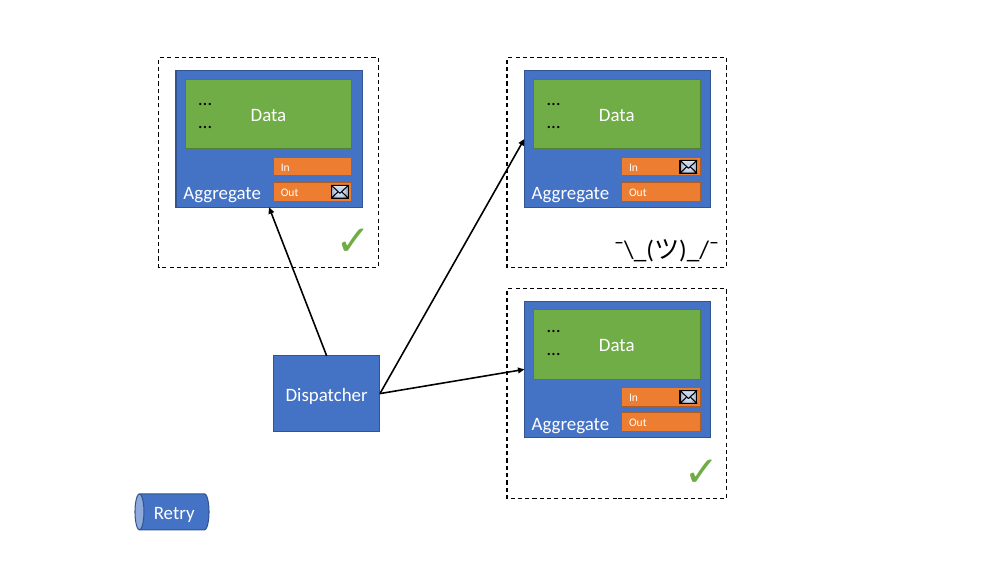
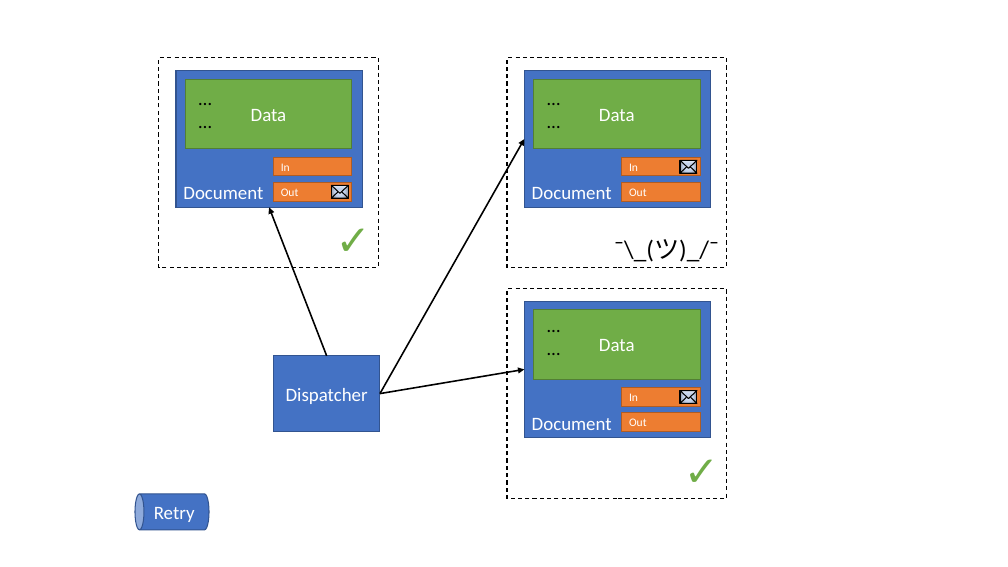
Before and after one commit to jbogard/presentations, a slide deck: slide 71 of FromSQLtoAzureCosmosDB/FromSQLtoAzureCosmosDB.pptx. Drawn at 1008x567 pixels with LibreOffice and Linux fonts; fonts in the diff are those of the drawing. Boxes give left, top, right and bottom in pixels: in the first picture for what was removed or moved away, otherwise in the second. Text is boxed around its words. In the diff, an @@ line names an element or a change of style, - is before the commit and + after.

```diff
--- a/FromSQLtoAzureCosmosDB/FromSQLtoAzureCosmosDB.pptx
+++ b/FromSQLtoAzureCosmosDB/FromSQLtoAzureCosmosDB.pptx
@@ text in rectangle at (183,187,263,199): text changed @@
-Aggregate
+Document
@@ text in rectangle at (532,187,612,199): text changed @@
-Aggregate
+Document
@@ text in rectangle at (532,418,612,430): text changed @@
-Aggregate
+Document
```
Also in this commit, not shown: 19 other slides changed, 26 other files.
